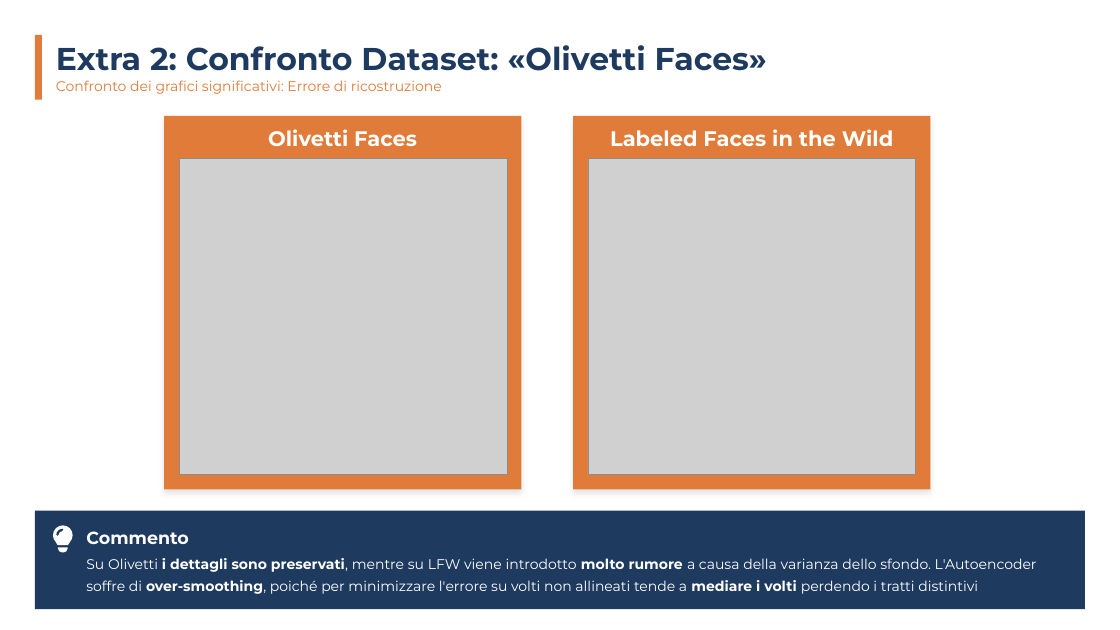
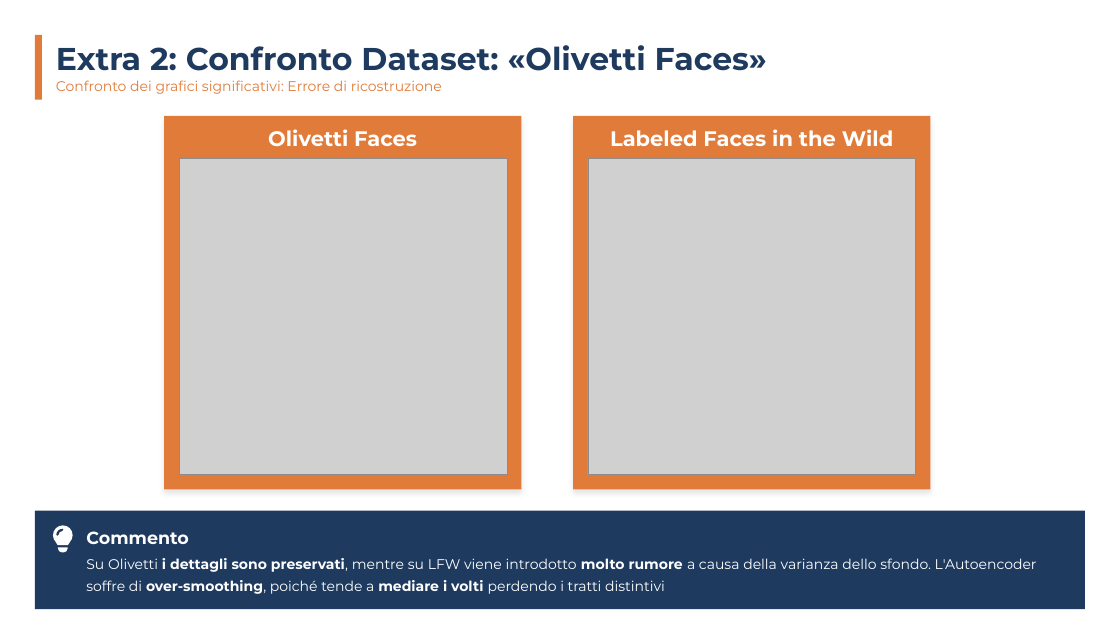
Before and after one commit to carrieroroberto/face-recognition-dimensionality-reduction, a slide deck: slide 54 of results/presentation/Carriero, Leone - Analisi Comparativa per Riduzione Dimensionale, Approccio Lineare e Non-Lineare per Riconoscimento e Verifica Facciale.pptx. Drawn at 1120x630 pixels with LibreOffice and Linux fonts; fonts in the diff are those of the drawing; grey boxes stand for pictures. Boxes give left, top, right and bottom in pixels: in the first picture for what was removed or moved away, otherwise in the second. Text is boxed around its words. In the diff, an @@ line names an element or a change of style, - is before the commit and + after.

```diff
--- a/results/presentation/Carriero, Leone - Analisi Comparativa per Riduzione Dimensionale, Approccio Lineare e Non-Lineare per Riconoscimento e Verifica Facciale.pptx
+++ b/results/presentation/Carriero, Leone - Analisi Comparativa per Riduzione Dimensionale, Approccio Lineare e Non-Lineare per Riconoscimento e Verifica Facciale.pptx
@@ text at (86,558,1037,594): text changed @@
-Su Olivetti i dettagli sono preservati, mentre su LFW viene introdotto molto rumore a causa della varianza dello sfondo. L'Autoencoder soffre di over-smoothing, poiché per minimizzare l'errore su volti non allineati tende a mediare i volti perdendo i tratti distintivi
+Su Olivetti i dettagli sono preservati, mentre su LFW viene introdotto molto rumore a causa della varianza dello sfondo. L'Autoencoder soffre di over-smoothing, poiché tende a mediare i volti perdendo i tratti distintivi
```
Also in this commit, not shown: 19 other slides changed, 2 other files.
